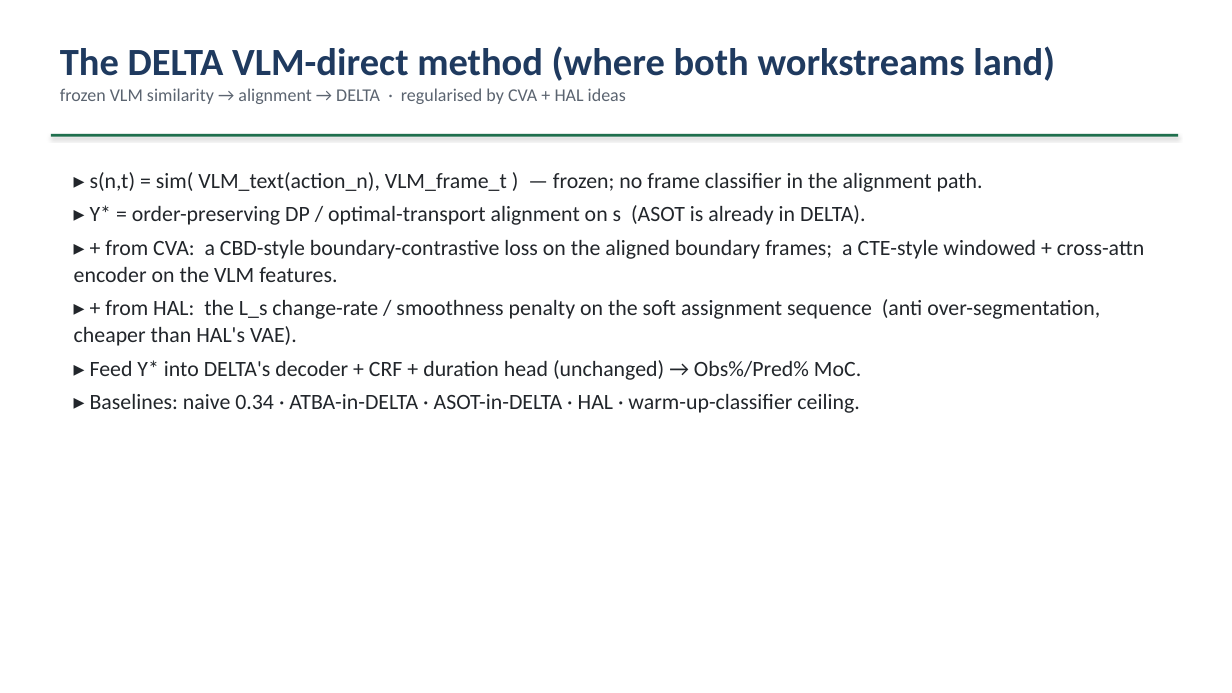
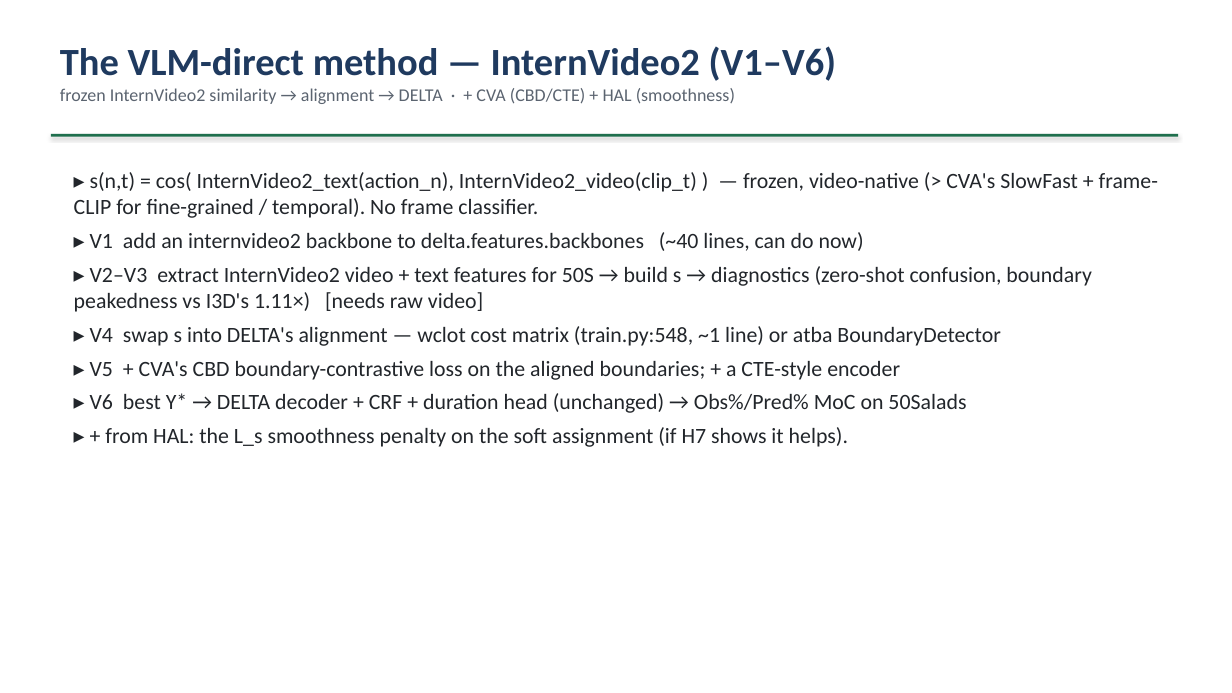
Before and after one commit to epayaslii/DELTA, a slide deck: slide 18 of slides/DELTA_progress_Mariella.pptx. Drawn at 1232x693 pixels with LibreOffice and Linux fonts; fonts in the diff are those of the drawing. Boxes give left, top, right and bottom in pixels: in the first picture for what was removed or moved away, otherwise in the second. Text is boxed around its words. In the diff, an @@ line names an element or a change of style, - is before the commit and + after.

Commit message:
Scope to 50Salads only; two-track plan (HAL now, InternVideo2 when video)
Decision: focus on 50Salads only for now -> all work goes through the WLTA
code (runs 50S natively as -d FS -c 19, modes --model_type atba / wclot).
No Breakfast, no standalone HAL.

- docs/baselines-hal-cva.md: HAL plan H1-H7 rewritten as 50Salads-only-via-WLTA
  (run DELTA/WLTA atba+wclot -> dump tas_pseudolabels -> score Y* -> port HAL's
  VAE tap + recon/kl/diff into atba_loss.py -> compare Y* + Obs%/Pred% MoC ->
  ablate). Added VLM track V1-V6 with InternVideo2 (OpenGVLab/InternVideo2,
  video-native, > CVA's SlowFast+CLIP). HAL track needs NO raw video; only the
  VLM track is blocked on it.
- plan file: sequencing table -> two tracks, 50Salads only.
- slides: new "Scope - 50Salads only" slide; HAL slide -> H1-H7 via WLTA;
  VLM slide -> InternVideo2 V1-V6; two-track sequencing. 21 slides.

```diff
--- a/slides/DELTA_progress_Mariella.pptx
+++ b/slides/DELTA_progress_Mariella.pptx
@@ text at [60, 46, 837, 104]: text changed @@
-The DELTA VLM-direct method (where both workstreams land)
-frozen VLM similarity → alignment → DELTA · regularised by CVA + HAL ideas
+The VLM-direct method — InternVideo2 (V1–V6)
+frozen InternVideo2 similarity → alignment → DELTA · + CVA (CBD/CTE) + HAL (smoothness)
@@ text at [74, 172, 1158, 447]: text changed @@
-▸ s(n,t) = sim( VLM_text(action_n), VLM_frame_t ) — frozen; no frame classifier in the alignment path.
-▸ Y* = order-preserving DP / optimal-transport alignment on s (ASOT is already in DELTA).
-▸ + from CVA: a CBD-style boundary-contrastive loss on the aligned boundary frames; a CTE-style windowed + cross-attn encoder on the VLM features.
-▸ + from HAL: the L_s change-rate / smoothness penalty on the soft assignment sequence (anti over-segmentation, cheaper than HAL's VAE).
-▸ Feed Y* into DELTA's decoder + CRF + duration head (unchanged) → Obs%/Pred% MoC.
-▸ Baselines: naive 0.34 · ATBA-in-DELTA · ASOT-in-DELTA · HAL · warm-up-classifier ceiling.
+▸ s(n,t) = cos( InternVideo2_text(action_n), InternVideo2_video(clip_t) ) — frozen, video-native (> CVA's SlowFast + frame-CLIP for fine-grained / temporal). No frame classifier.
+▸ V1 add an internvideo2 backbone to delta.features.backbones (~40 lines, can do now)
+▸ V2–V3 extract InternVideo2 video + text features for 50S → build s → diagnostics (zero-shot confusion, boundary peakedness vs I3D's 1.11×) [needs raw video]
+▸ V4 swap s into DELTA's alignment — wclot cost matrix (train.py:548, ~1 line) or atba BoundaryDetector
+▸ V5 + CVA's CBD boundary-contrastive loss on the aligned boundaries; + a CTE-style encoder
+▸ V6 best Y* → DELTA decoder + CRF + duration head (unchanged) → Obs%/Pred% MoC on 50Salads
+▸ + from HAL: the L_s smoothness penalty on the soft assignment (if H7 shows it helps).
```
Also in this commit, not shown: 3 other slides changed, 1 slide added, 1 slide removed, 2 other files.
